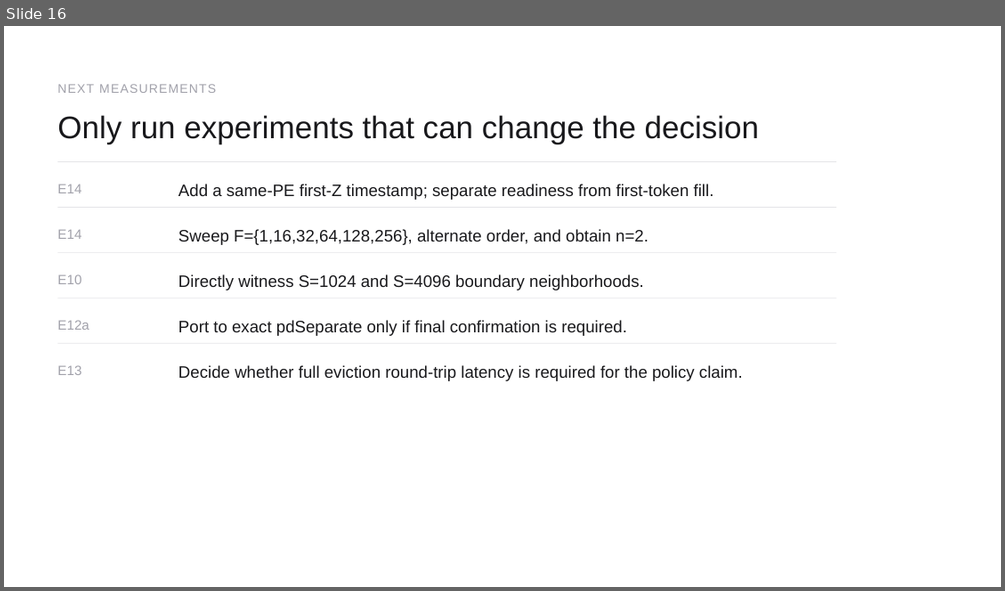
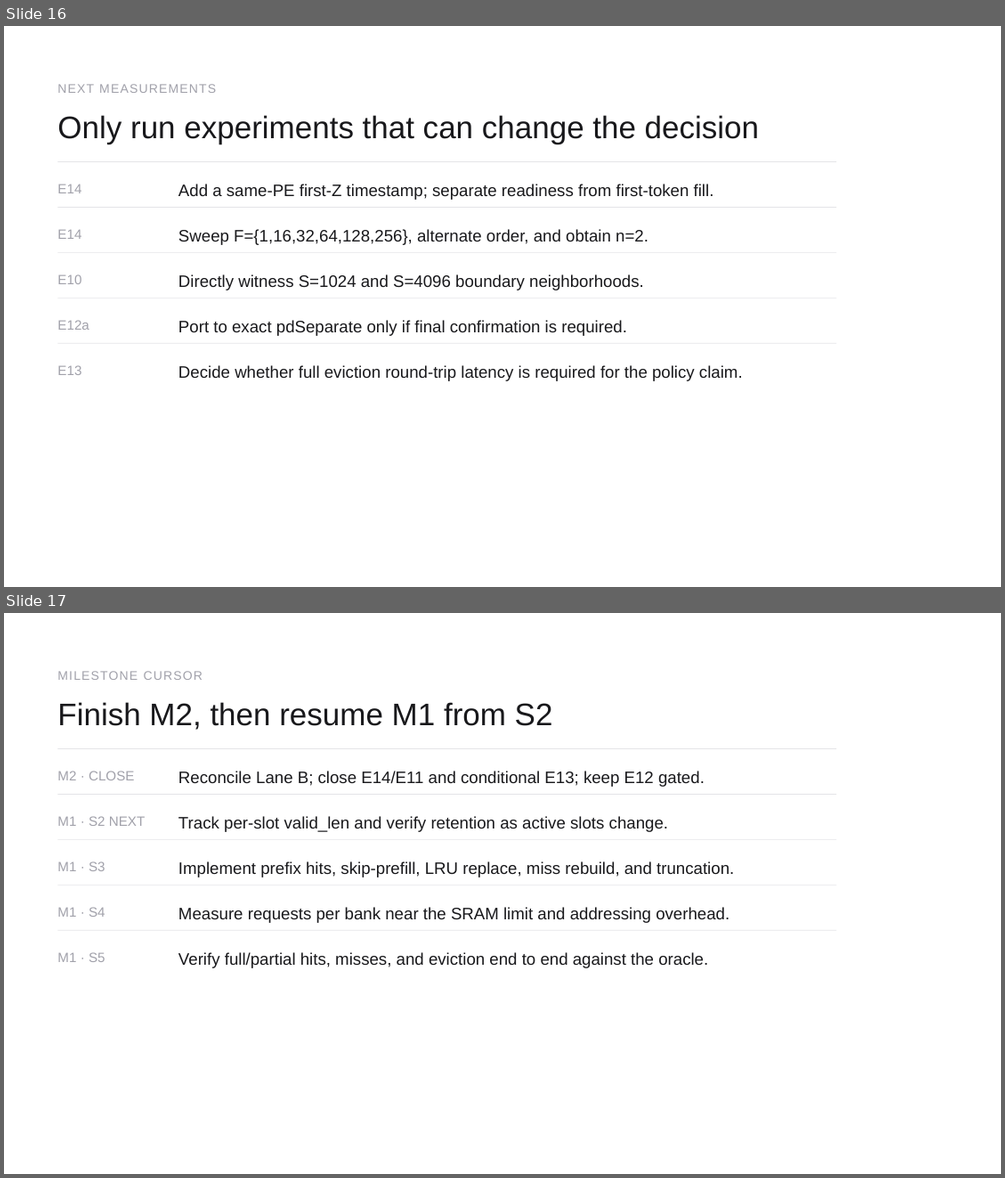
Before and after one commit to happyandslow/agent-memory, a slide deck: projects/WaferEngine-staging/meetings/2026-08-02.pptx. Shown one above the other, each under a label of ours: slide 16 before the commit, slides 16 and 17 after it. The pictures are 1005x591 and 1005x1178 pixels, drawn with LibreOffice and Linux fonts; fonts in the diff are those of the drawing. Boxes give left, top, right and bottom in pixels: in the first picture for what was removed or moved away, otherwise in the second. Text is boxed around its words. In the diff, an @@ line names an element or a change of style, - is before the commit and + after.

```diff
--- a/projects/WaferEngine-staging/meetings/2026-08-02.pptx
+++ b/projects/WaferEngine-staging/meetings/2026-08-02.pptx
@@ slide 17 added at [4, 613, 1001, 1174], background #FFFFFF @@
@@ text added at [57, 671, 202, 680], 18 pt, text #A1A1AA @@
+MILESTONE CURSOR
@@ text added at [57, 702, 553, 730], 45 pt, text #18181B @@
+Finish M2, then resume M1 from S2
@@ rectangle added at [57, 748, 836, 749], fill #E4E4E7 @@
@@ text added at [57, 771, 134, 780], 19.5 pt, text #A1A1AA @@
+M2 · CLOSE
@@ text added at [178, 771, 704, 787], 24 pt, text #18181B @@
+Reconcile Lane B; close E14/E11 and conditional E13; keep E12 gated.
@@ rectangle added at [57, 794, 836, 795], fill #E4E4E7 @@
@@ text added at [57, 816, 145, 826], 19.5 pt, text #A1A1AA @@
+M1 · S2 NEXT
@@ text added at [178, 816, 668, 832], 24 pt, text #18181B @@
+Track per-slot valid_len and verify retention as active slots change.
@@ rectangle added at [57, 839, 836, 840], fill #E4E4E7 @@
@@ text added at [57, 861, 105, 871], 19.5 pt, text #A1A1AA @@
+M1 · S3
@@ text added at [178, 861, 734, 877], 24 pt, text #18181B @@
+Implement prefix hits, skip-prefill, LRU replace, miss rebuild, and truncation.
@@ rectangle added at [57, 884, 836, 885], fill #E4E4E7 @@
@@ text added at [57, 907, 105, 916], 19.5 pt, text #A1A1AA @@
+M1 · S4
@@ rectangle added at [57, 930, 836, 931], fill #E4E4E7 @@
@@ text added at [178, 907, 729, 923], 24 pt, text #18181B @@
+Measure requests per bank near the SRAM limit and addressing overhead.
@@ text added at [57, 952, 105, 962], 19.5 pt, text #A1A1AA @@
+M1 · S5
@@ text added at [178, 952, 708, 968], 24 pt, text #18181B @@
+Verify full/partial hits, misses, and eviction end to end against the oracle.
```
Also in this commit, not shown: 1 slide changed, 7 other files.
